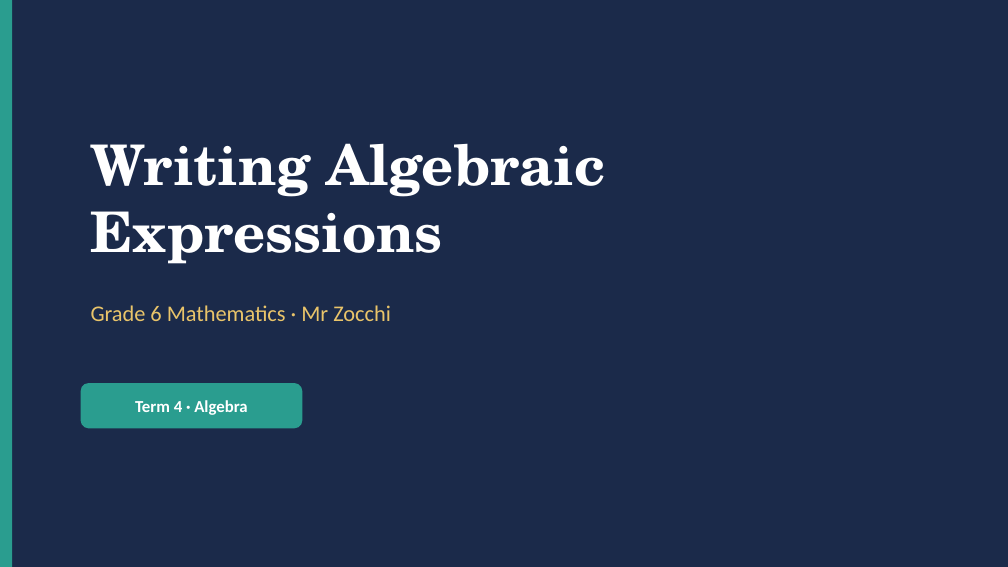
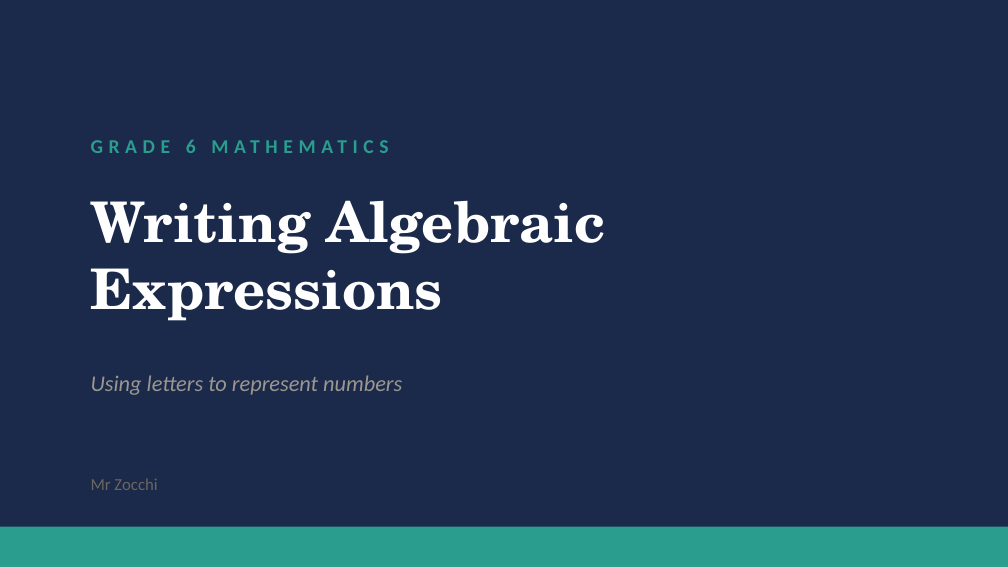
Before and after one commit to briscorey/mrzocchi, a slide deck: slide 1 of static/ppts/G6_Math_T4_Expressions.pptx. Drawn at 1008x567 pixels with LibreOffice and Linux fonts; fonts in the diff are those of the drawing. Boxes give left, top, right and bottom in pixels: in the first picture for what was removed or moved away, otherwise in the second. Text is boxed around its words. In the diff, an @@ line names an element or a change of style, - is before the commit and + after.

Commit message:
Build G6 T4 Algebra: 6 PPTs (inquiry, cultural connections, video recs) + 7 fillable worksheets (5 topics + full revision + revision booklet)

```diff
--- a/static/ppts/G6_Math_T4_Expressions.pptx
+++ b/static/ppts/G6_Math_T4_Expressions.pptx
@@ background #1B2A4A to #FFFFFF @@
@@ rectangle: place and size @@
-rectangle at [0, 0, 12, 566]
+rectangle at [0, 0, 1008, 566]
@@ rectangle at [0, 0, 1008, 566]: fill #2A9D8F to #1B2A4A @@
@@ text at [186, 139, 196, 153]: text changed; size 16 to 14 pt; text colour #E9C46A to #2A9D8F; bold on @@
-Grade 6 Mathematics · Mr Zocchi
+GRADE 6 MATHEMATICS
@@ text "Writing Algebraic" at [91, 200, 606, 321]: vertical alignment middle to top @@
@@ text at [91, 200, 606, 321]: text changed @@
-Writing Algebraic Expressions
+Writing Algebraic
+Expressions
@@ rounded rectangle removed at [81, 383, 302, 428] @@
@@ text added at [91, 375, 402, 395], 16 pt, text #9B9690, italic @@
+Using letters to represent numbers
@@ text removed at [135, 400, 247, 415] @@
-Term 4 · Algebra
@@ text added at [91, 478, 157, 490], 12 pt, text #6B6660 @@
+Mr Zocchi
@@ rectangle added at [0, 526, 1008, 566], fill #2A9D8F @@
```
Also in this commit, not shown: 8 slides added, 4 slides removed, 12 other files.
